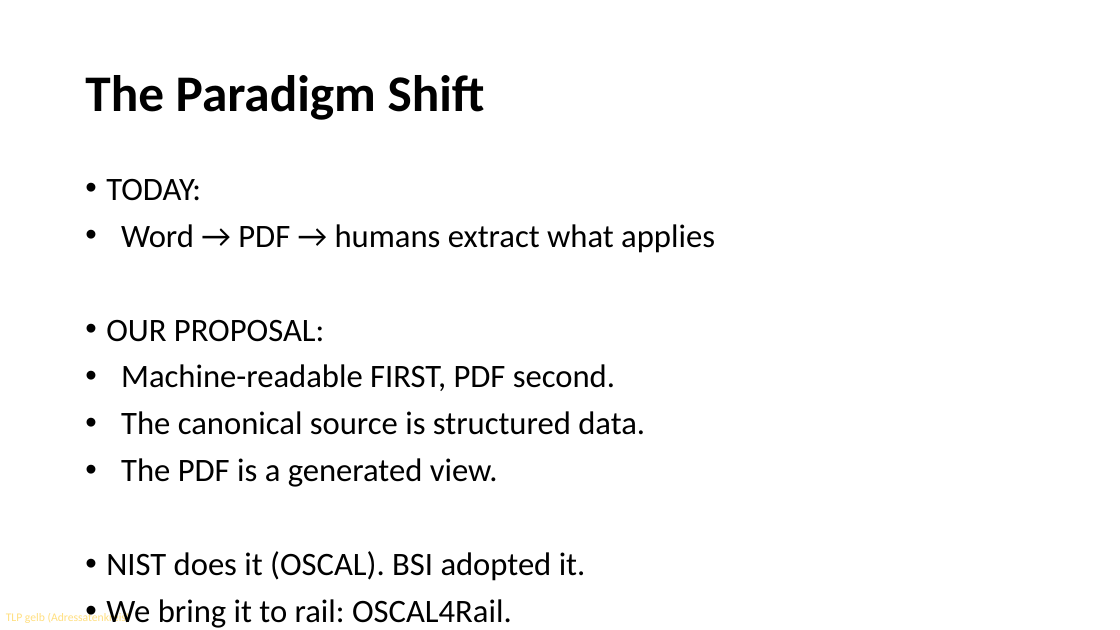
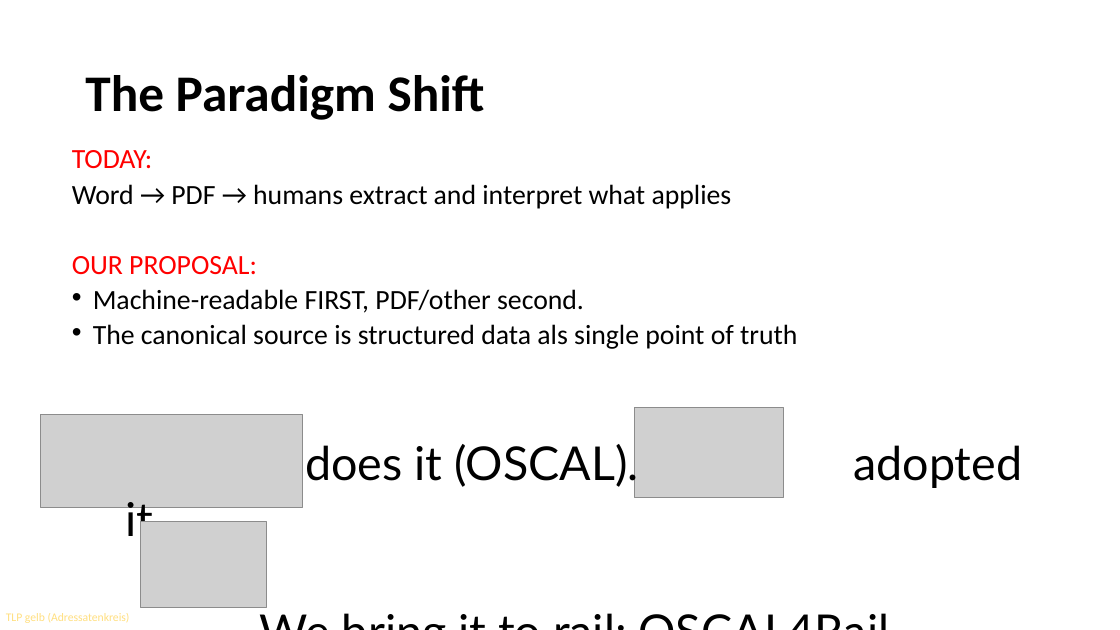
Before and after one commit to OpenRail-Playground/A38, a slide deck: slide 3 of whomakestherules/A38_H4R2026_Ch7.pptx. Drawn at 1120x630 pixels with LibreOffice and Linux fonts; fonts in the diff are those of the drawing; grey boxes stand for pictures; background and template pictures are left out. Boxes give left, top, right and bottom in pixels: in the first picture for what was removed or moved away, otherwise in the second. Text is boxed around its words. In the diff, an @@ line names an element or a change of style, - is before the commit and + after.

```diff
--- a/whomakestherules/A38_H4R2026_Ch7.pptx
+++ b/whomakestherules/A38_H4R2026_Ch7.pptx
@@ text "TODAY:": place and size @@
-text "TODAY:" at <box>106,178,715,628</box>
+text "TODAY:" at <box>72,150,797,349</box>
@@ text at <box>72,150,257,275</box>: size 28 to 23.8 pt, text colour #000000 to #FF0000 in "TODAY:", "OUR PROPOSAL:"; bullet • to none; line spacing 0.9 to 0.7 @@
@@ text at <box>72,184,732,209</box>: text changed; size 28 to 23.8 pt @@
-• Word → PDF → humans extract what applies
+Word → PDF → humans extract and interpret what applies
@@ text at <box>93,289,797,349</box>: text changed; size 28 to 23.8 pt @@
-• Machine-readable FIRST, PDF second.
-• The canonical source is structured data.
-• The PDF is a generated view.
-• NIST does it (OSCAL). BSI adopted it.
-• We bring it to rail: OSCAL4Rail.
+• Machine-readable FIRST, PDF/other second.
+• The canonical source is structured data als single point of truth
@@ picture added at <box>40,414,303,507</box> @@
@@ picture added at <box>634,408,784,497</box> @@
@@ text added at <box>305,439,1022,489</box>, 40 pt, text #000000 @@
+does it (OSCAL). adopted it.
+We bring it to rail: OSCAL4Rail.
@@ picture added at <box>140,521,266,607</box> @@
```
Also in this commit, not shown: 6 other slides changed.
